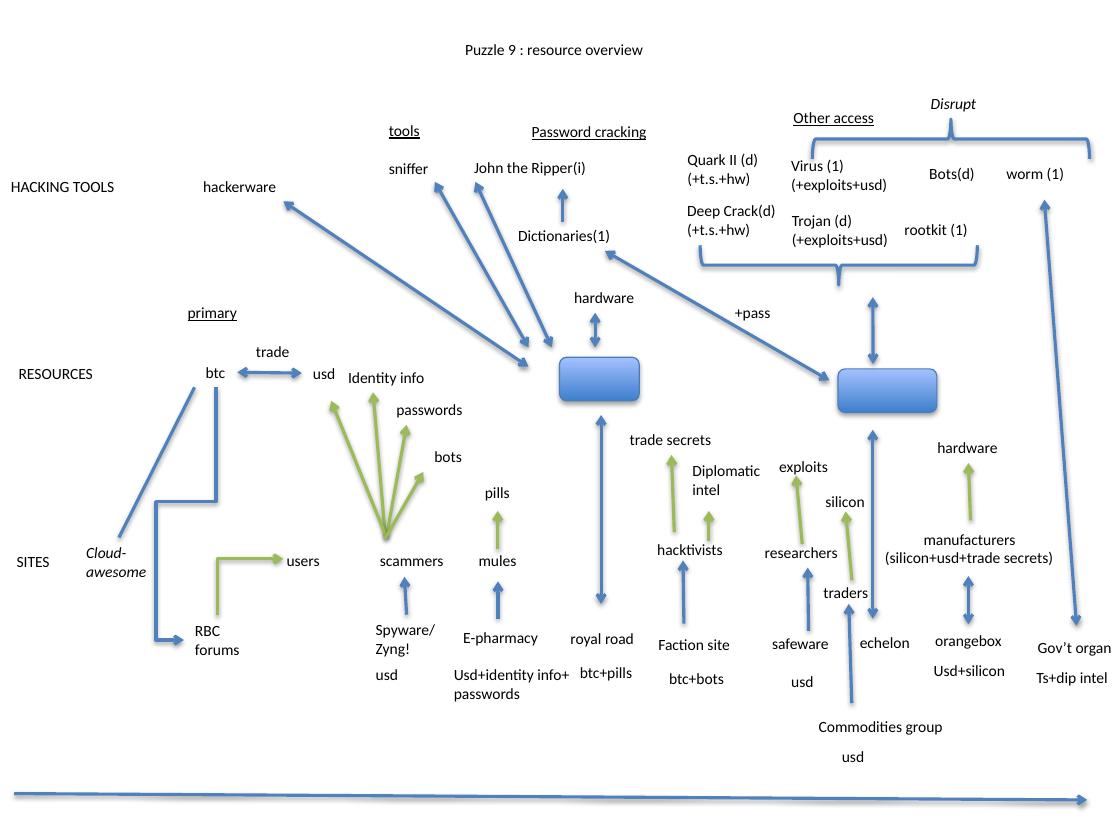
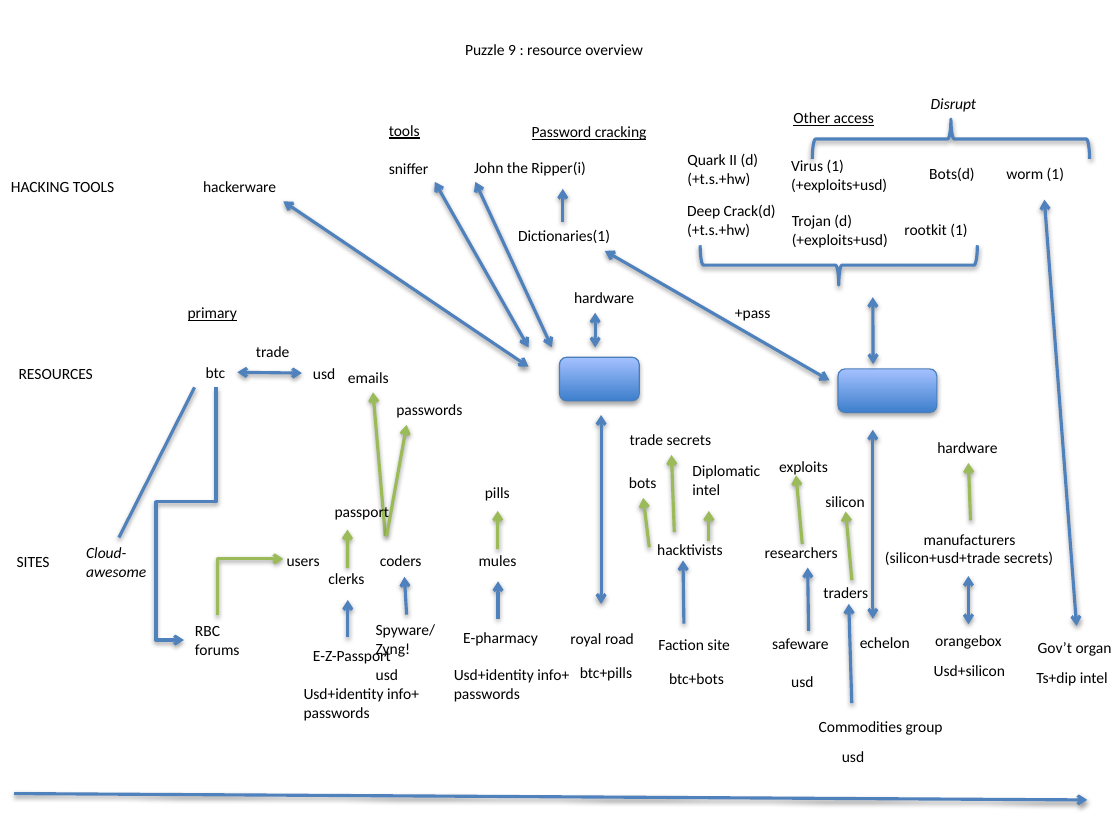
Before and after one commit to jestonegithub/puzzle9, a slide deck: slide 2 of puzzle9_resourceGuide.pptx. Drawn at 1120x840 pixels with LibreOffice and Linux fonts; fonts in the diff are those of the drawing. Boxes give left, top, right and bottom in pixels: in the first picture for what was removed or moved away, otherwise in the second. Text is boxed around its words. In the diff, an @@ line names an element or a change of style, - is before the commit and + after.

```diff
--- a/puzzle9_resourceGuide.pptx
+++ b/puzzle9_resourceGuide.pptx
@@ text at [348, 372, 389, 383]: text changed @@
-Identity info
+emails
@@ text "bots": place and size @@
-text "bots" at [434, 451, 462, 462]
+text "bots" at [629, 477, 657, 488]
@@ text added at [335, 503, 390, 521], 10 pt, text #000000 @@
+passport
@@ arrow moved from (385, 539) - (423, 472) to (650, 548) - (643, 498) @@
@@ arrow moved from (386, 538) - (332, 401) to (347, 568) - (347, 530) @@
@@ text at [380, 555, 422, 566]: text changed @@
-scammers
+coders
@@ text added at [328, 573, 364, 584], 10 pt, text #000000 @@
+clerks
@@ arrow added from (348, 637) to (348, 600), #4F81BD 2 pt @@
@@ text added at [313, 648, 391, 664], 10 pt, text #000000 @@
+E-Z-Passport
@@ text added at [304, 688, 419, 721], 10 pt, text #000000 @@
+Usd+identity info+
+passwords
```
Also in this commit, not shown: 1 slide added, 10 other files.
